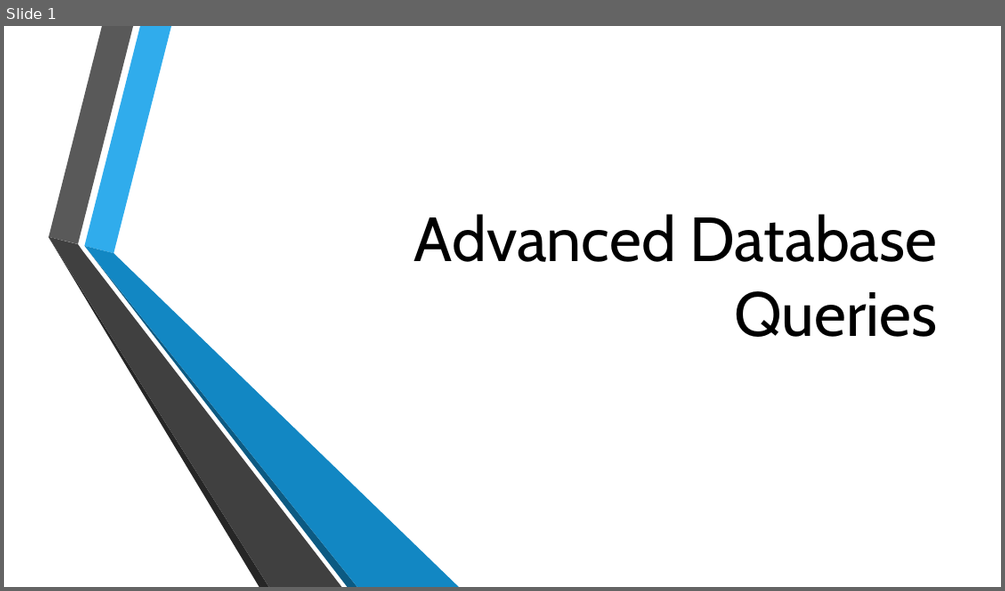
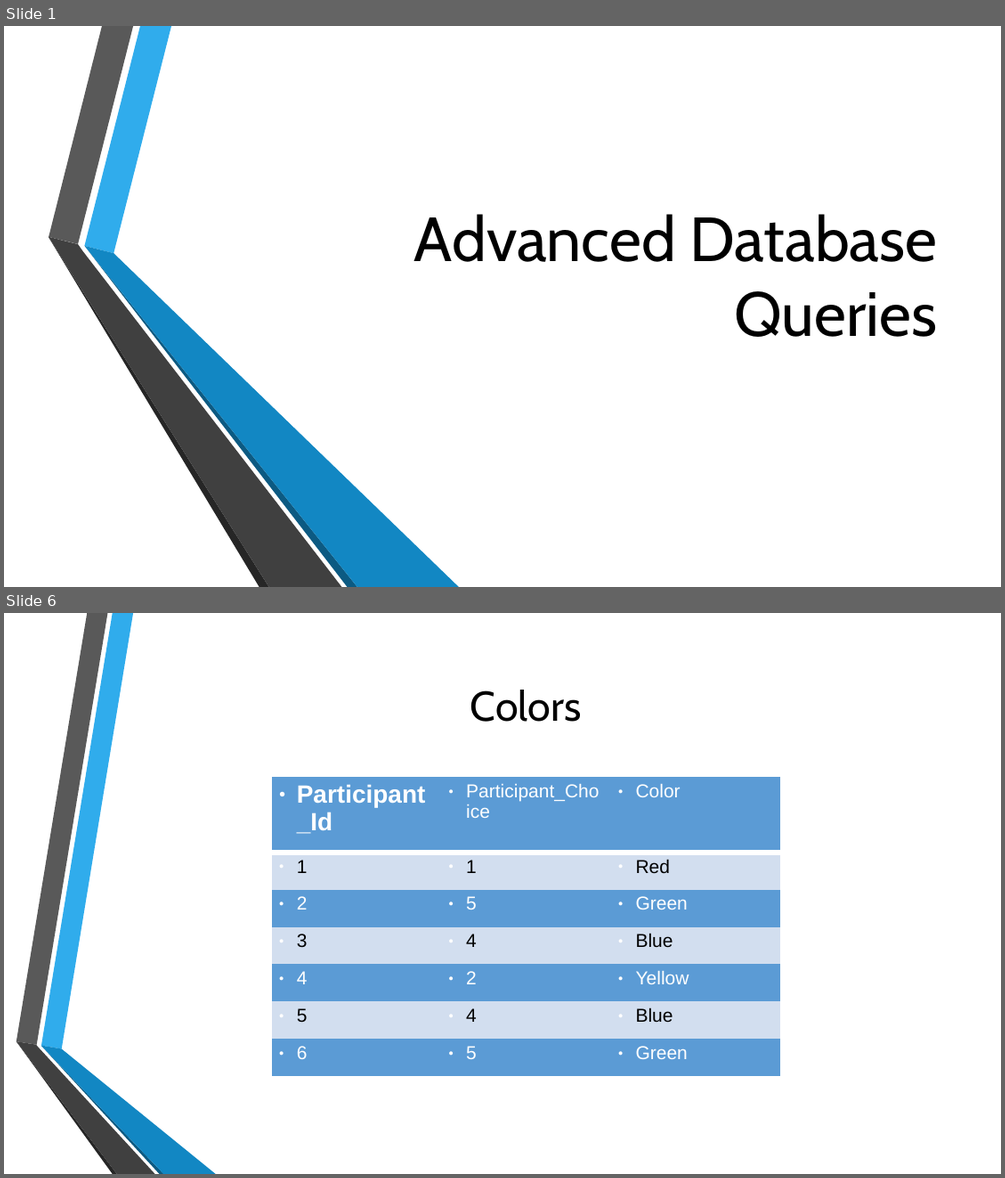
Before and after one commit to MGIS-UMN/GIS5577_week4, a slide deck: Advanced_DB_queries.odp. Shown one above the other, each under a label of ours: slide 1 before the commit, slides 1 and 6 after it; the slides between them are not shown. The pictures are 1005x591 and 1005x1178 pixels, drawn with LibreOffice and Linux fonts; fonts in the diff are those of the drawing; background and template pictures are left out. Boxes give left, top, right and bottom in pixels: in the first picture for what was removed or moved away, otherwise in the second. Text is boxed around its words. In the diff, an @@ line names an element or a change of style, - is before the commit and + after.

```diff
--- a/Advanced_DB_queries.odp
+++ b/Advanced_DB_queries.odp
@@ slide 6 added at box(4, 613, 1001, 1174), background picture (left out) @@
@@ title added at box(470, 690, 581, 722), 40 pt, text #000000 @@
+Colors
@@ table added at box(272, 777, 781, 1076), 7 rows, 3 columns @@
+Participant_Id | Participant_Choice | Color
+1 | 1 | Red
+2 | 5 | Green
+3 | 4 | Blue
+4 | 2 | Yellow
+5 | 4 | Blue
+6 | 5 | Green
@@ group added at box(16, 613, 216, 1174): 6 freeform shapes @@
```
Also in this commit, not shown: 7 slides changed, 2 other slides added.
